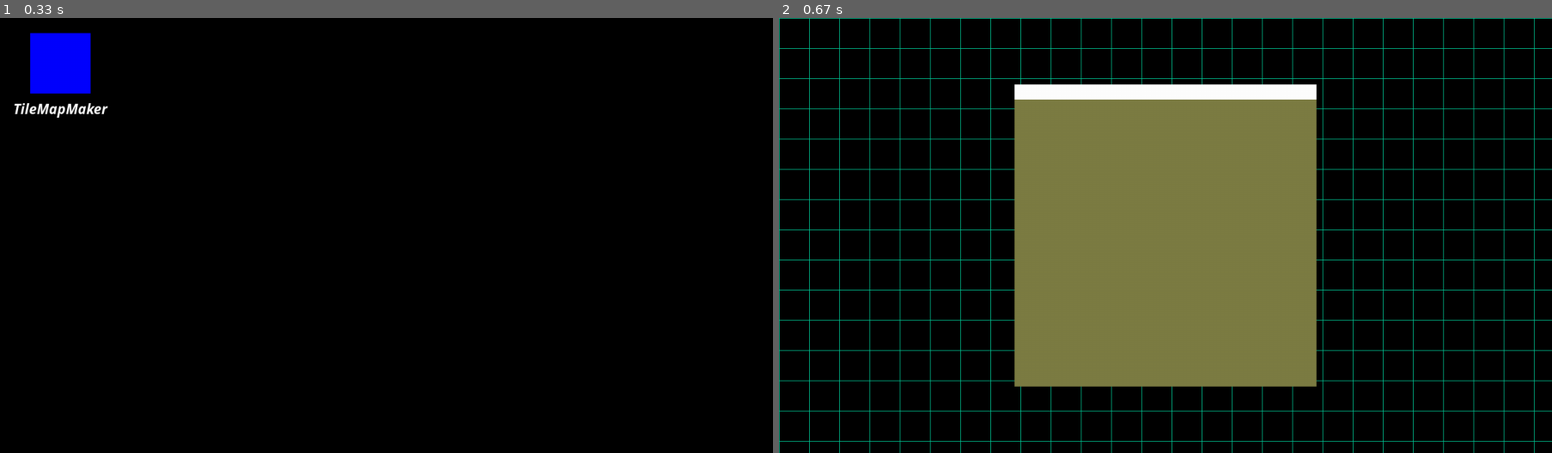
Above: before the commit, frames 1-2 (left to right).
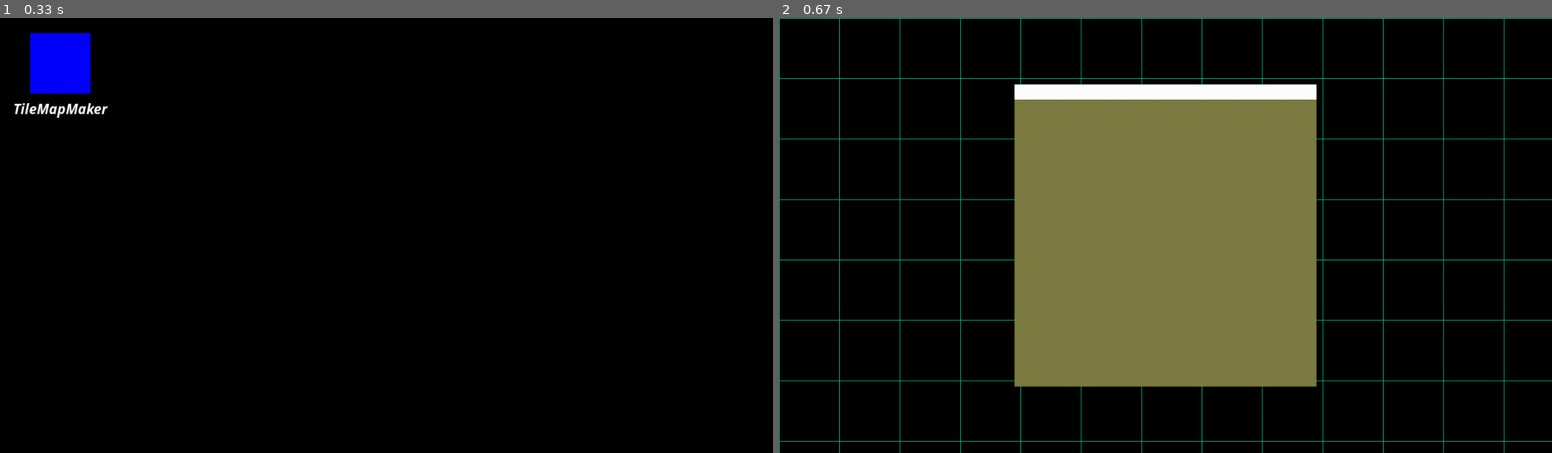
Above: after the commit, the same moments.

Repository: itay830/PyGameSandbox
Game: pygame game, started from main.py
Two runs of this game, one before a commit and one after it. Both use one fixed random seed, a clock stepped at 60 frames per second and the inputs below.
Inputs (mouse positions are in pixels of both pictures, inside the frame that each line leads up to):
- Up to frame 1 (0.33 s): no input
- Up to frame 2 (0.67 s): click (840, 61) at 0.38 s

Frame 1 is identical in both runs. In frame 2, 2.9% of the frame differs, in the area x 0-100%, y 0-100%.

Commit message:
Added better button and game managements.

Diff:
--- a/buttonClass.py
+++ b/buttonClass.py
@@ -12,6 +12,8 @@
         self.surf.fill(color)
         self.rect = self.surf.get_rect(center=pos)
         self.clickStage = None
+
+        self.held = False
 
         if txt_properties is not None:
             self.txtProperties = txt_properties
@@ -44,11 +46,14 @@
             self.clickStage = 0
             self.surf.fill((255, 0, 0))
             if pygame.mouse.get_pressed()[0]:
+                self.held = True
+                self.surf.fill((0, 255, 0))
+            if self.held and not pygame.mouse.get_pressed()[0]:
                 self.clickStage = 1
-                self.surf.fill((0, 255, 0))
 
         else:
-            self.clickStage = None
+            self.clickStage = False
+            self.held = False
             self.surf.fill((0, 0, 255))
 
     def update(self, draw_surf):
--- a/main.py
+++ b/main.py
@@ -2,7 +2,9 @@
 from buttonClass import Button
 from tileClass import Tile
 from windowClass import Window
-import pygame, math, time
+import pygame
+import time
+import math
 
 
 class App:
@@ -30,7 +32,6 @@
             subWindow = Window((WIDTH/2, HEIGHT/2), 500, 500)
 
 
-
 if __name__ == '__main__':
     app = App()
 
@@ -51,7 +52,7 @@
     }
     tileMapButton = Button((100, 75), 100, 100, (255, 0, 126), tileMapButton, True)
 
-    size = 50
+    size = 100
     gridColor = (0, 200, 150)
     tileMap = Tile.tile_map(200, 200, 400, 400, size, size, (255, 255, 255))
     subWindow = None
